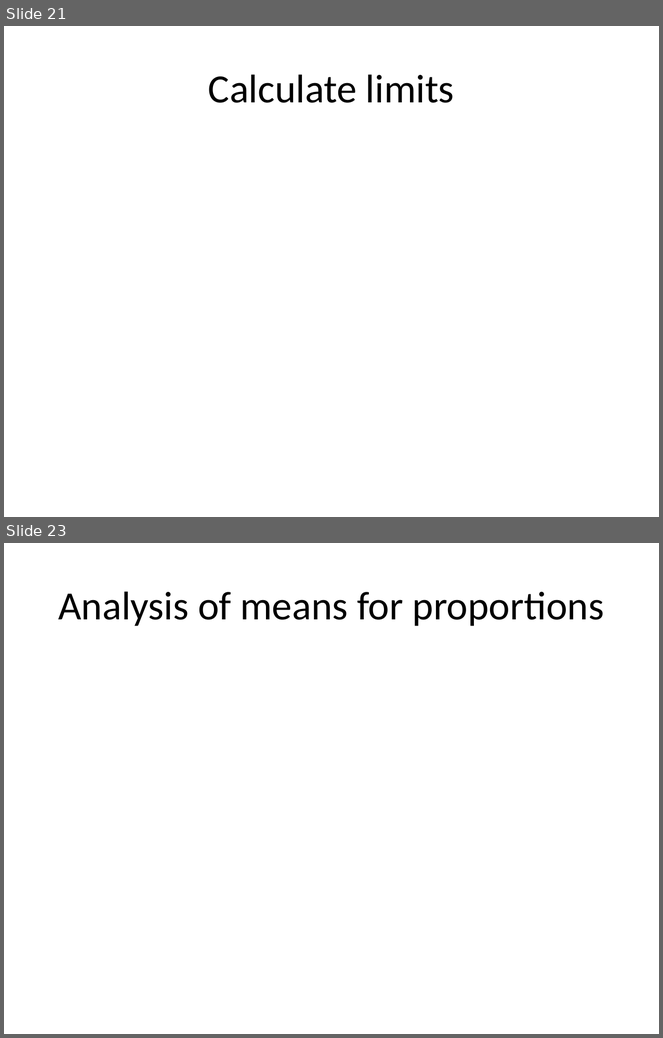
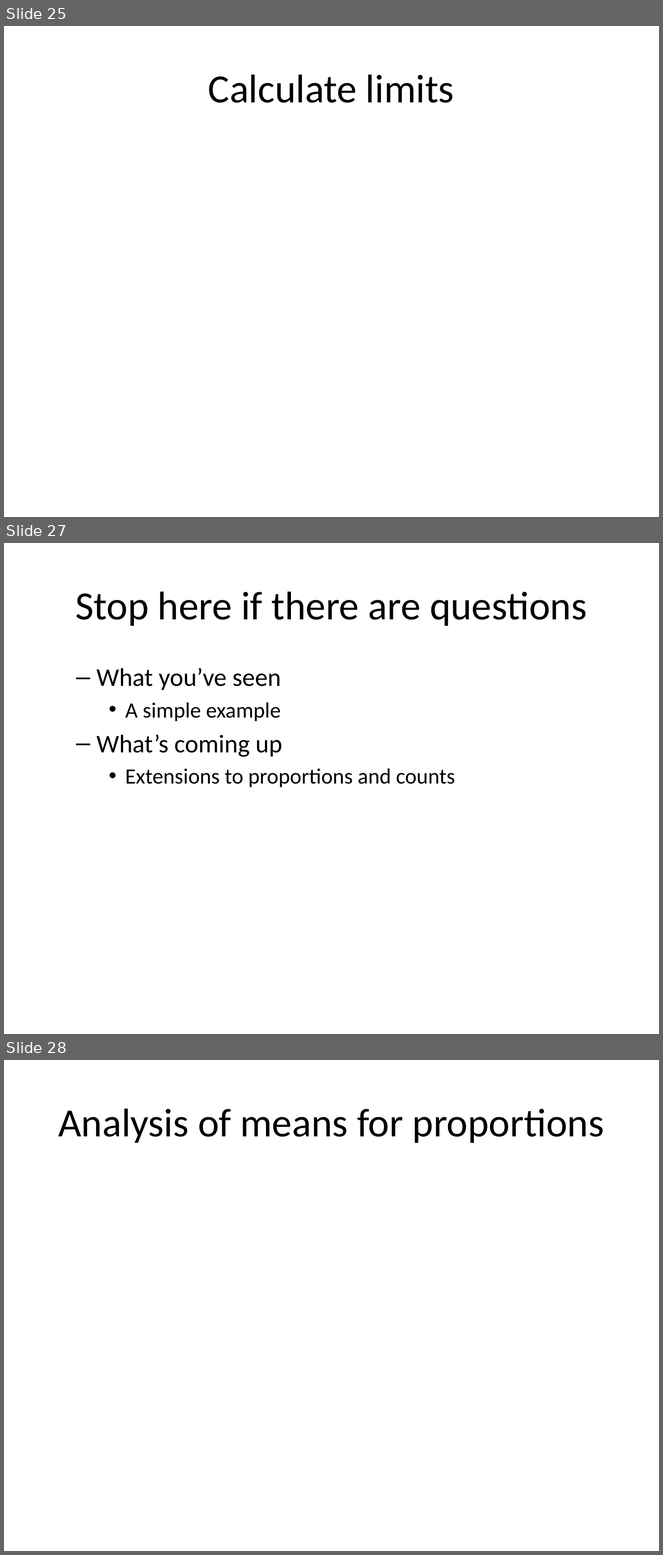
Before and after one commit to pmean/papers-and-presentations, a slide deck: anom/anom-talk.pptx. Shown one above the other, each under a label of ours: slides 21 and 23 before the commit, slides 25, 27 and 28 after it; the slides between them are not shown. The pictures are 663x1038 and 663x1555 pixels, drawn with LibreOffice and Linux fonts; fonts in the diff are those of the drawing. Boxes give left, top, right and bottom in pixels: in the first picture for what was removed or moved away, otherwise in the second. Text is boxed around its words. In the diff, an @@ line names an element or a change of style, - is before the commit and + after.

```diff
--- a/anom/anom-talk.pptx
+++ b/anom/anom-talk.pptx
@@ slide 27 added at [4, 543, 659, 1034], background #FFFFFF @@
@@ title added at [75, 591, 587, 626], 44 pt, text #000000 @@
+Stop here if there are questions
@@ text added at [97, 668, 455, 787], 24 pt, text #000000 @@
+  – What you’ve seen
+    • A simple example
+  – What’s coming up
+    • Extensions to proportions and counts
@@ what was slide 21 is now slide 25 @@
@@ what was slide 23 is now slide 28 @@
```
Also in this commit, not shown: 3 slides changed, 5 other slides added, 2 slides removed, 15 other files.
